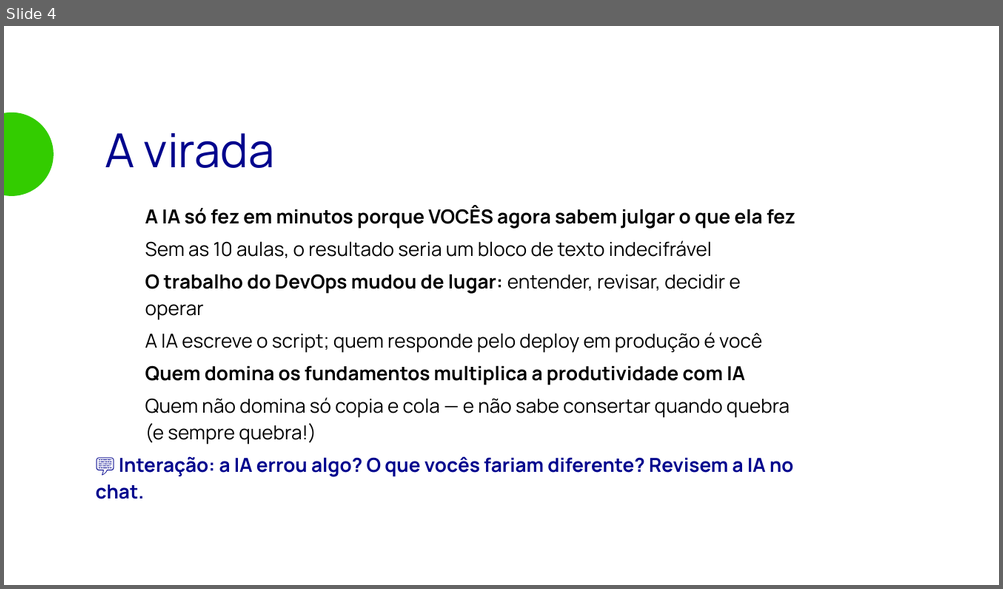
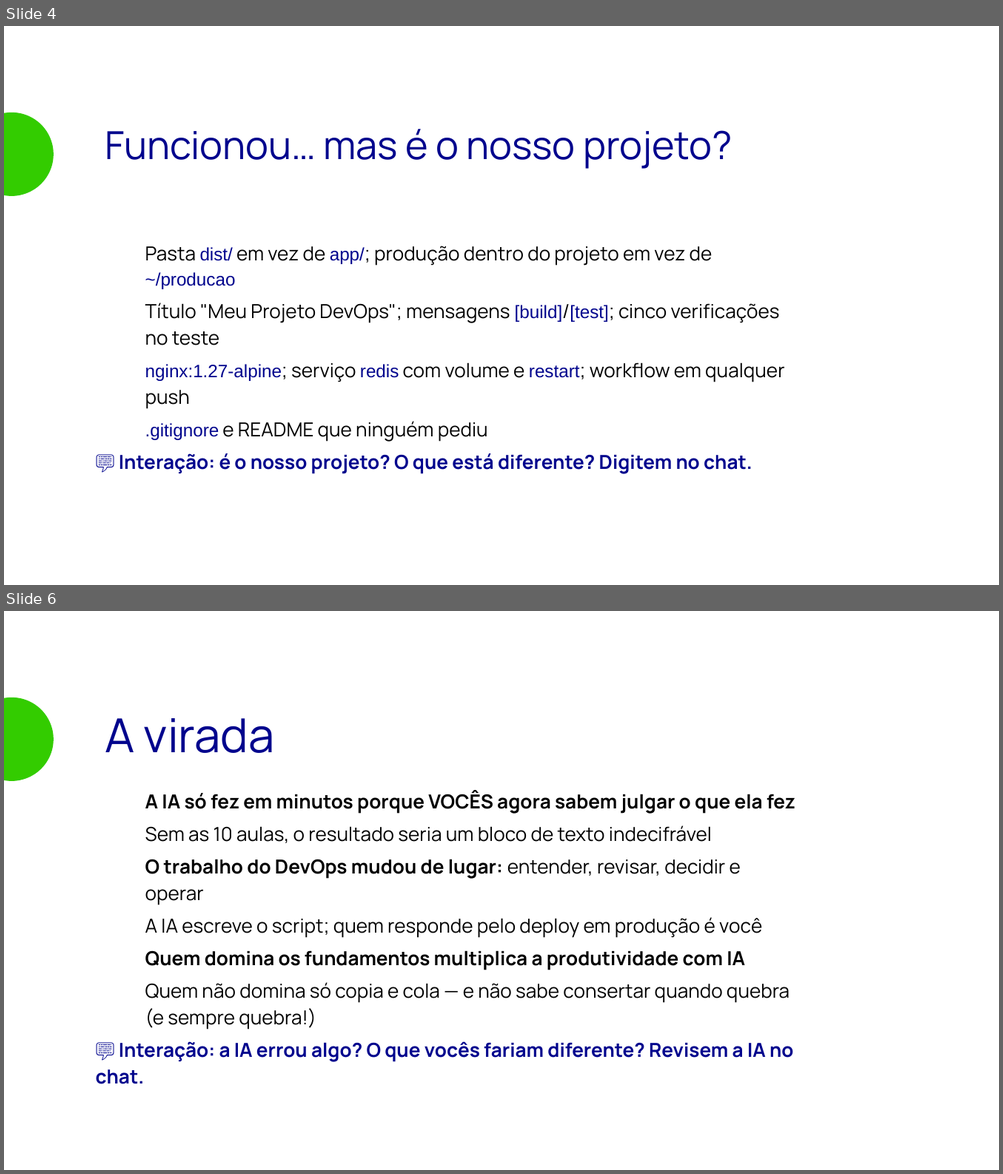
Before and after one commit to matera-vrn/bootcamp-devops-2026, a slide deck: aulas/aula-10-github-actions/aula-extra-ia/slides/aula-extra.odp. Shown one above the other, each under a label of ours: slide 4 before the commit, slides 4 and 6 after it; the slides between them are not shown. The pictures are 1003x589 and 1003x1174 pixels, drawn with LibreOffice and Linux fonts; fonts in the diff are those of the drawing; background and template pictures are left out. Boxes give left, top, right and bottom in pixels: in the first picture for what was removed or moved away, otherwise in the second. Text is boxed around its words. In the diff, an @@ line names an element or a change of style, - is before the commit and + after.

```diff
--- a/aulas/aula-10-github-actions/aula-extra-ia/slides/aula-extra.odp
+++ b/aulas/aula-10-github-actions/aula-extra-ia/slides/aula-extra.odp
@@ slide 4 added at bbox=[4, 26, 999, 585], background picture (left out) @@
@@ ellipse added at bbox=[4, 113, 54, 196], fill #33CC00 @@
@@ text added at bbox=[105, 129, 732, 169], 28 pt, text #00048D @@
+Funcionou… mas é o nosso projeto?
@@ text added at bbox=[119, 246, 784, 474], 14 pt, text #000000 @@
+● Pasta dist/ em vez de app/; produção dentro do projeto em vez de ~/producao
+● Título "Meu Projeto DevOps"; mensagens [build]/[test]; cinco verificações no teste
+● nginx:1.27-alpine; serviço redis com volume e restart; workflow em qualquer push
+● .gitignore e README que ninguém pediu
+💬 Interação: é o nosso projeto? O que está diferente? Digitem no chat.
@@ what was slide 4 is now slide 6 @@
```
Also in this commit, not shown: 3 slides changed, 1 other slide added, 13 other files.
